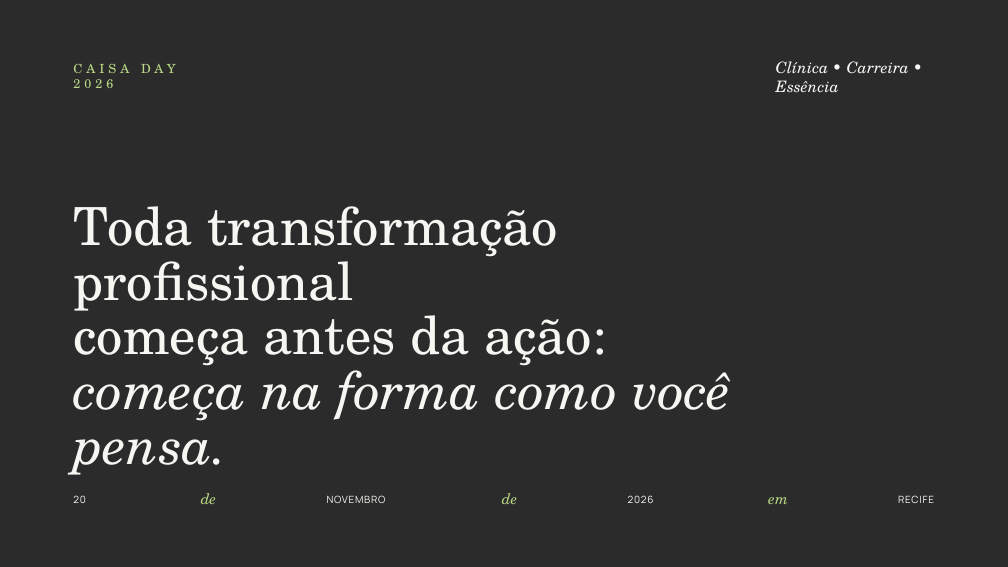
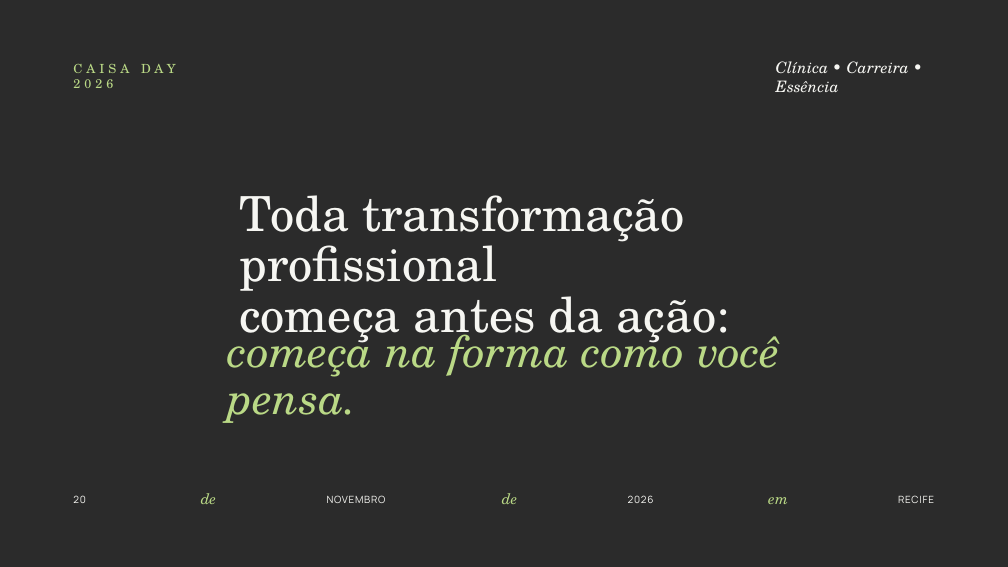
Before and after one commit to pollyandrad/claude-apresentation, a slide deck: slide 2 of marcela-designs/telas-projecao/saida/CAISA-DAY-2026_telas-de-projecao_EDITAVEL.pptx. Drawn at 1008x567 pixels with LibreOffice and Linux fonts; fonts in the diff are those of the drawing; background and template pictures are left out; a plain dark background stands for a picture behind light text. Boxes give left, top, right and bottom in pixels: in the first picture for what was removed or moved away, otherwise in the second. Text is boxed around its words. In the diff, an @@ line names an element or a change of style, - is before the commit and + after.

```diff
--- a/marcela-designs/telas-projecao/saida/CAISA-DAY-2026_telas-de-projecao_EDITAVEL.pptx
+++ b/marcela-designs/telas-projecao/saida/CAISA-DAY-2026_telas-de-projecao_EDITAVEL.pptx
@@ text "Toda transformação profissional": place and size @@
-text "Toda transformação profissional" at (74, 206, 731, 475)
+text "Toda transformação profissional" at (239, 195, 730, 346)
@@ text "Toda transformação profissional" at (239, 195, 730, 346): size 50 to 46 pt; line spacing 52pt to 47.8pt @@
@@ text added at (228, 323, 780, 423), 42 pt, text #BAD986, italic @@
+começa na forma como você pensa.
@@ text at (74, 357, 731, 475): paragraph removed @@
-começa na forma como você pensa.
```
Also in this commit, not shown: 8 other slides changed, 38 other files.
